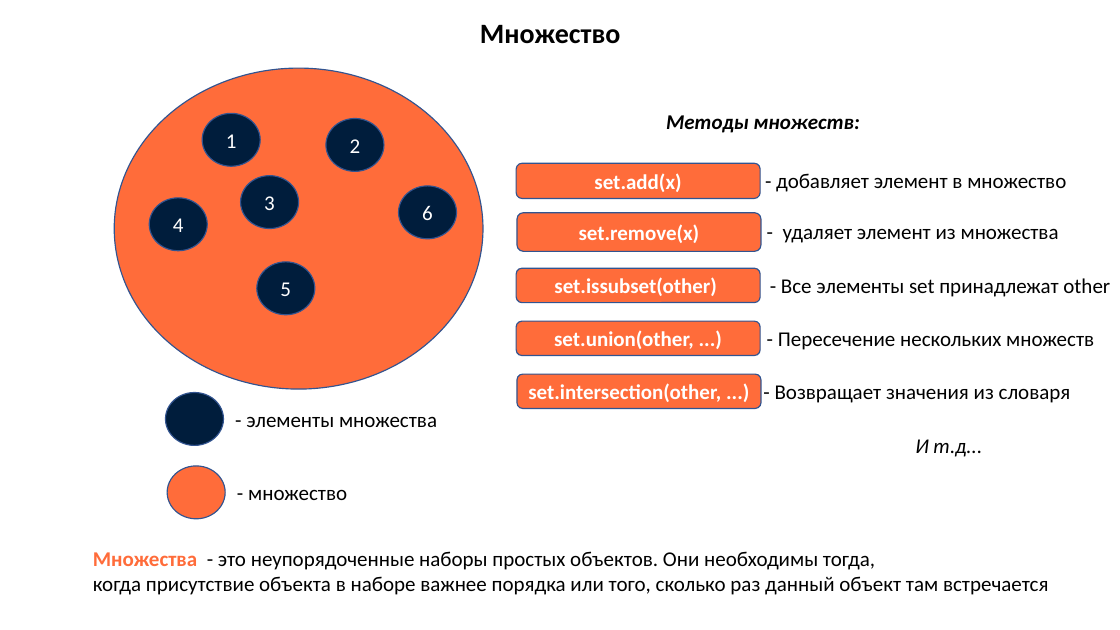
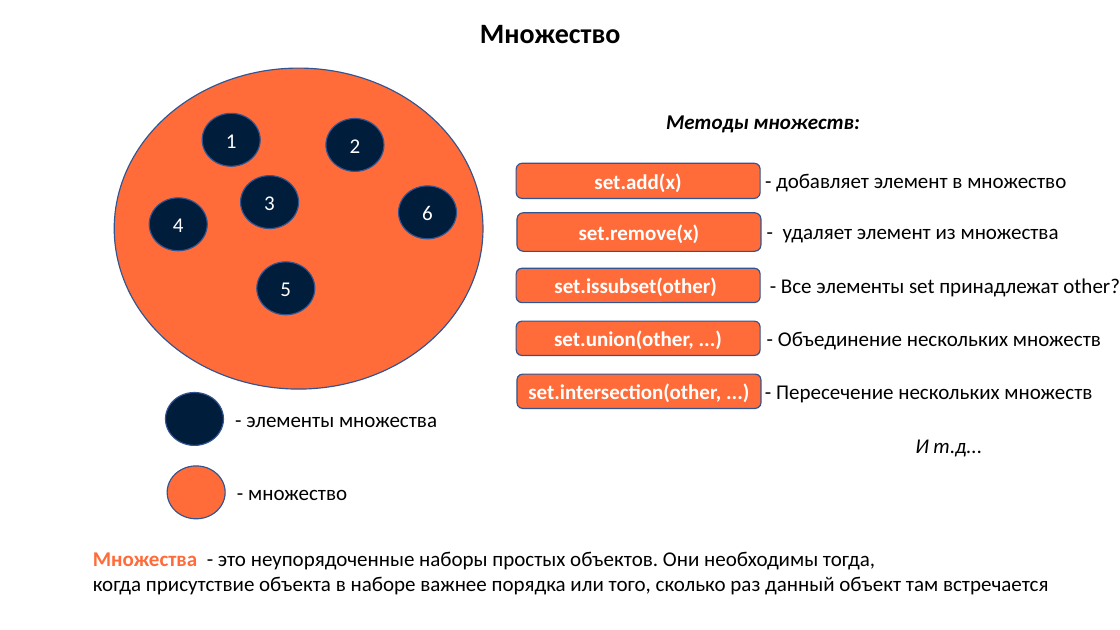
Before and after one commit to azamat7087/python_lessons_ver.2, a slide deck: slide 8 of lesson 6/Lesson_6.pptx. Drawn at 1120x630 pixels with LibreOffice and Linux fonts; fonts in the diff are those of the drawing. Boxes give left, top, right and bottom in pixels: in the first picture for what was removed or moved away, otherwise in the second. Text is boxed around its words. In the diff, an @@ line names an element or a change of style, - is before the commit and + after.

Commit message:
Updated a presentation

```diff
--- a/lesson 6/Lesson_6.pptx
+++ b/lesson 6/Lesson_6.pptx
@@ text at box(781, 278, 1120, 297): text changed @@
-- Все элементы set принадлежат other
+- Все элементы set принадлежат other?
@@ text at box(778, 331, 1101, 350): text changed @@
-- Пересечение нескольких множеств
+- Объединение нескольких множеств
@@ text at box(776, 385, 1092, 403): text changed @@
-- Возвращает значения из словаря
+- Пересечение нескольких множеств
```
Also in this commit, not shown: 1 other slide changed, 10 slides removed.
